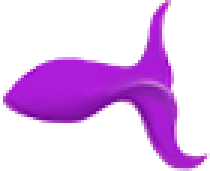
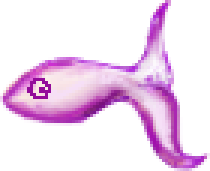
The second 210×171 image is a revision of the first. Changes to its layers:
added layer "Layer 3" above "Layer 1" over [27, 78, 51, 99]
added layer "Layer 1" above "Background copy" over [0, 6, 195, 168]
